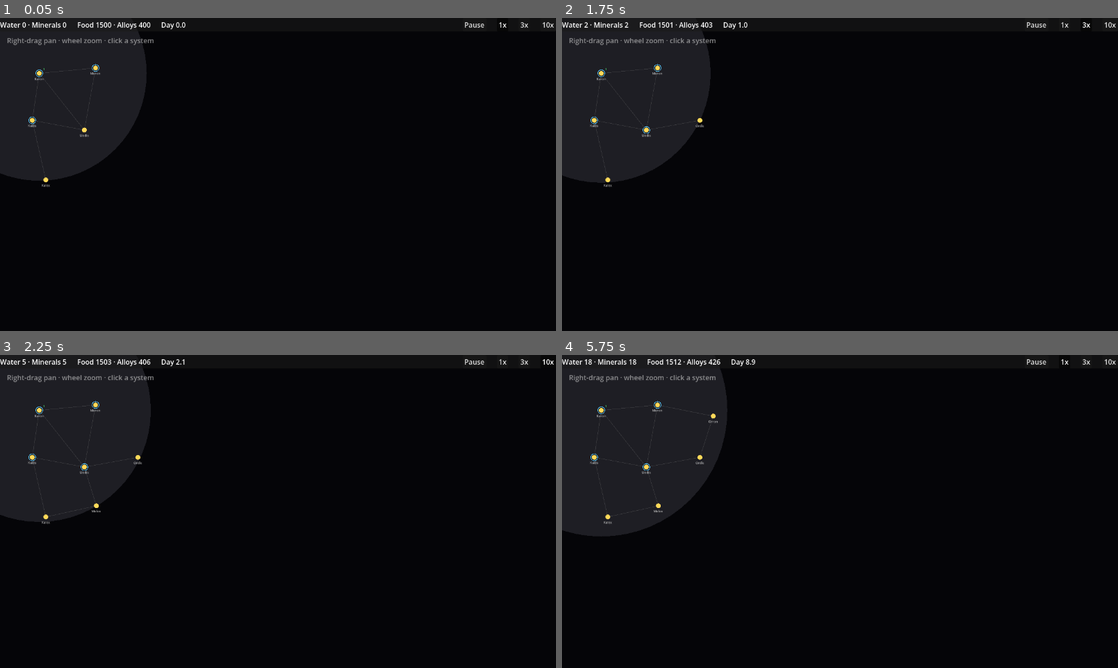
Above: before the commit, frames 1-4 (two rows, left to right).
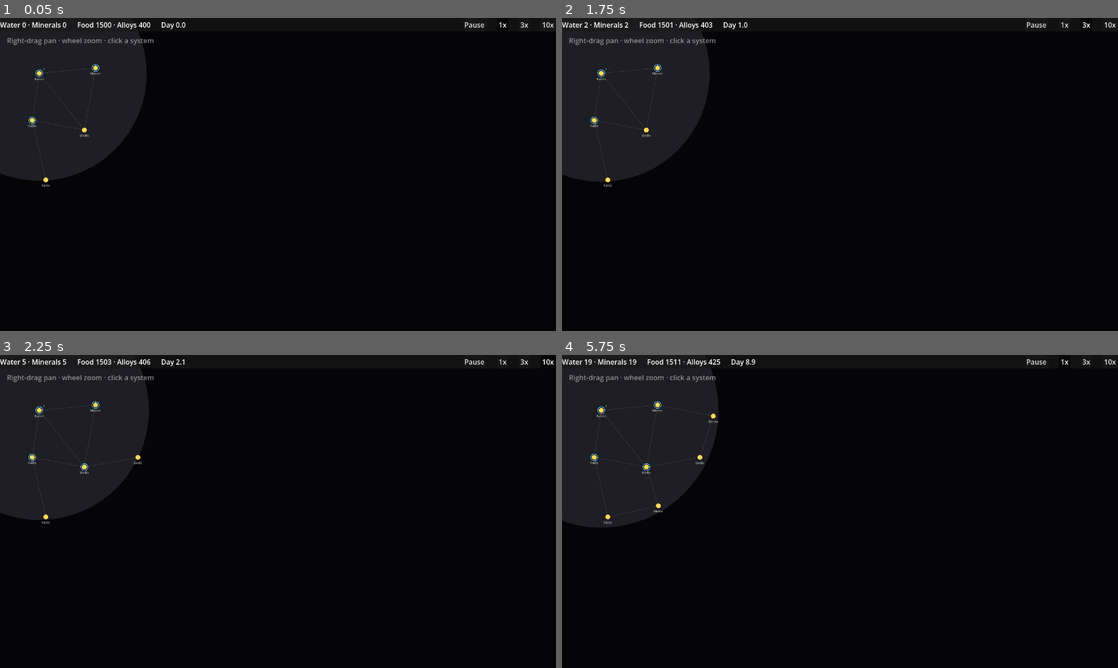
Above: after the commit, the same moments.

Repository: evyatarmitz/reach
Game: Godot game, scene res://game/main.tscn
The game is run twice, just before and just after one commit, with the same random seed, the same clock (stepped at 60 frames per second) and the same inputs.
Inputs:
- Up to frame 1 (0.05 s): no input
- Up to frame 2 (1.75 s): click "1x" at 0.5 s; click "3x" at 1.25 s
- Up to frame 3 (2.25 s): click "10x" at 2 s
- Up to frame 4 (5.75 s): click "1x" at 2.75 s; click "3x" at 3.5 s; click "10x" at 4.25 s; click "1x" at 5 s

Frame 1 is identical in both runs. In frame 2, 0.1% of the frame differs, in the area x 0-27%, y 4-53%; in frame 3, 0.3%; in frame 4, 1.4%, in the area x 0-30%, y 1-58%.

Commit message:
0.13.0 - neighbor bonus recalc (influence/R, A=0.1); growth retune
- Neighbor bonus is now the reward for being near a major center: bonus = sum
  over OTHER systems of A * system_influence / distance (A=NEIGHBOR_COEF=0.1),
  using non-stacking system influence. A small colony near a big center gets a
  big bonus; the big center gets almost nothing from a small neighbor. Same-
  system still contributes nothing. Replaces the old per-colony pop/R sum.
- Growth stays multiplicative (a 20% bonus turns 1% into 1.2%, not 21%); retuned
  GROWTH_RATE 0.02->0.01 (~1% base) and GROWTH_SOFTCAP 500->2000 so a LONE colony
  flattens around ~2k pop but never stops - the bonus is what lets clustered
  colonies climb past that. Steepness is eyeballed, to tune after testing.
- 61 tests still pass (neighbor tests are directional, unaffected by the recoef).

Diff:
--- a/desktop/sim/constants.gd
+++ b/desktop/sim/constants.gd
@@ -30,22 +30,27 @@
 # A colony activates (becomes an established city, starts converting) at this pop.
 const ACTIVATION_POP := 100.0
 
-# Growth curve (unchanged shape): dpop/day = RATE*pop/(1+(pop/SOFTCAP)^EXP), times
-# the neighbor multiplier — but only applied when the empire has a food surplus.
+# Growth curve: relative growth/day = RATE / (1 + (pop/SOFTCAP)^EXP), times the
+# neighbor multiplier, applied only when the empire has a food surplus. Base ~1%,
+# and SOFTCAP tuned so a LONE colony flattens around ~2k pop but never stops (the
+# neighbor bonus is what lets a clustered colony keep climbing past that).
 # Never a hard cap; the ceiling emerges from food throughput + diminishing returns.
-const GROWTH_RATE := 0.02
-const GROWTH_SOFTCAP := 500.0
+const GROWTH_RATE := 0.01
+const GROWTH_SOFTCAP := 2000.0
 const GROWTH_EXP := 2.0
 # Population decline per day while the empire is in food deficit, floored so a
 # colony persists (can regrow) rather than vanishing.
 const SHRINK_RATE := 0.03
 const MIN_POP := 1.0
 
-# Neighbor bonus: an established center boosts a same-empire colony in a DIFFERENT
-# system by NEIGHBOR_COEF * neighbor_pop / R (system distance), summed. Same-system
-# gives nothing (they compete for influence instead). The "cluster across systems"
-# half of the core tension.
-const NEIGHBOR_COEF := 0.5
+# Neighbor bonus: a colony's growth bonus = Σ over OTHER systems of
+# NEIGHBOR_COEF * that system's influence / distance. It's the reward for being
+# near a MAJOR CENTER (big influence pushes a big bonus onto nearby colonies),
+# while a major center gains almost nothing from a small neighbor (that neighbor's
+# influence is tiny). Same-system gives nothing (they compete for influence). The
+# bonus multiplies growth (a 20% bonus makes 1% -> 1.2%), offsetting diminishing
+# returns so clustered colonies climb past the lone-colony flattening.
+const NEIGHBOR_COEF := 0.1
 
 # Mining: one structure, extracts MINE_RATE/day of the deposit's T0 resource.
 const MINE_RATE := 5.0
--- a/desktop/sim/sim.gd
+++ b/desktop/sim/sim.gd
@@ -273,24 +273,24 @@
 
 # --- neighbor bonus (vision.md: cluster-across-systems) ----------------------
 
-# Growth multiplier for a colony from same-empire established centers in OTHER
-# systems, 1/R falloff, summed (compounding). Same-system centers give nothing —
-# they compete via influence instead. This is what lets a clustered colony grow
-# past the diminishing-returns wall an isolated one hits.
+# Growth multiplier for a colony: the bonus it gets for being near major centers
+# (other systems where the same empire has influence), = Σ A * influence_j / R,
+# 1/R falloff, summed. Uses system influence (max per system, non-stacking), so a
+# small colony near a big center gets a big bonus while the big center gets almost
+# nothing back. Same-system gives nothing (they compete). Multiplies growth.
 func neighbor_growth_multiplier(colony: Colony) -> float:
 	var sys_id: int = planets[colony.planet_id].system_id
 	var bonus := 0.0
-	for other in colonies:
-		if other == colony or other.empire_id != colony.empire_id \
-				or not other.established:
-			continue
-		var other_sys: int = planets[other.planet_id].system_id
-		if other_sys == sys_id:
-			continue
-		var r := system_distance(sys_id, other_sys)
+	for sys in systems.values():
+		if sys.id == sys_id:
+			continue
+		var inf := system_influence(sys.id, colony.empire_id)
+		if inf <= 0.0:
+			continue
+		var r := system_distance(sys_id, sys.id)
 		if r > 0.0:
-			bonus += other.population / r
-	return 1.0 + SimConstants.NEIGHBOR_COEF * bonus
+			bonus += SimConstants.NEIGHBOR_COEF * inf / r
+	return 1.0 + bonus
 
 
 # --- visibility (fog of war) --------------------------------------------------
